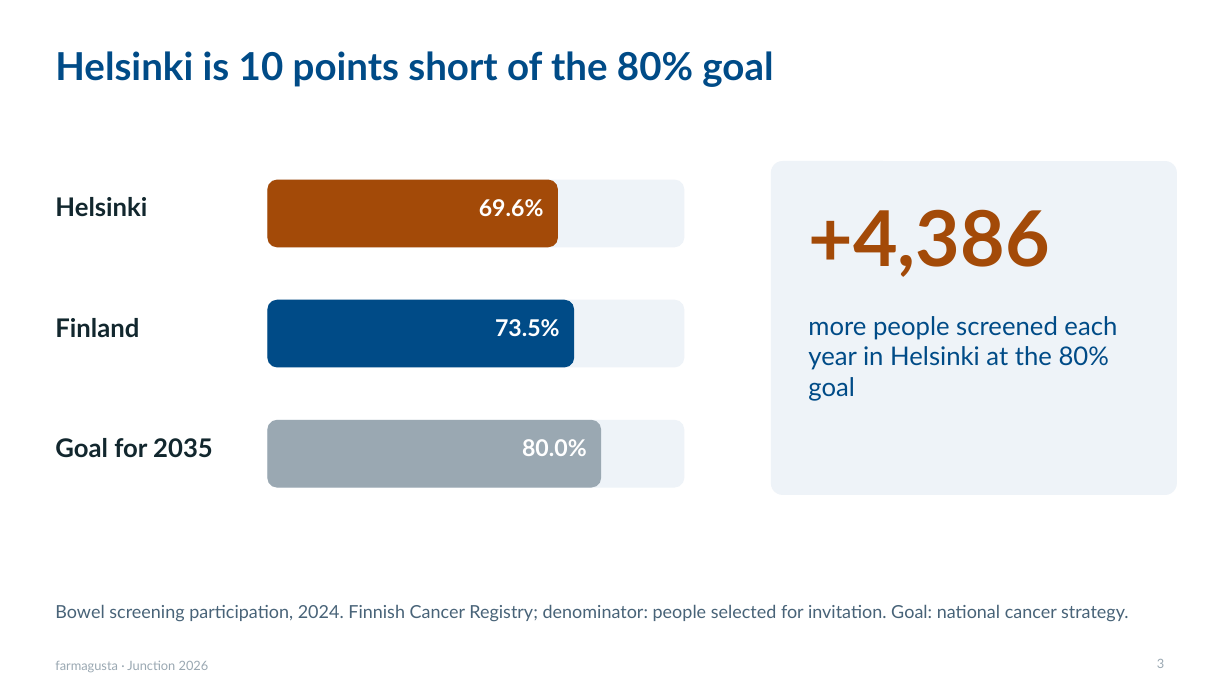
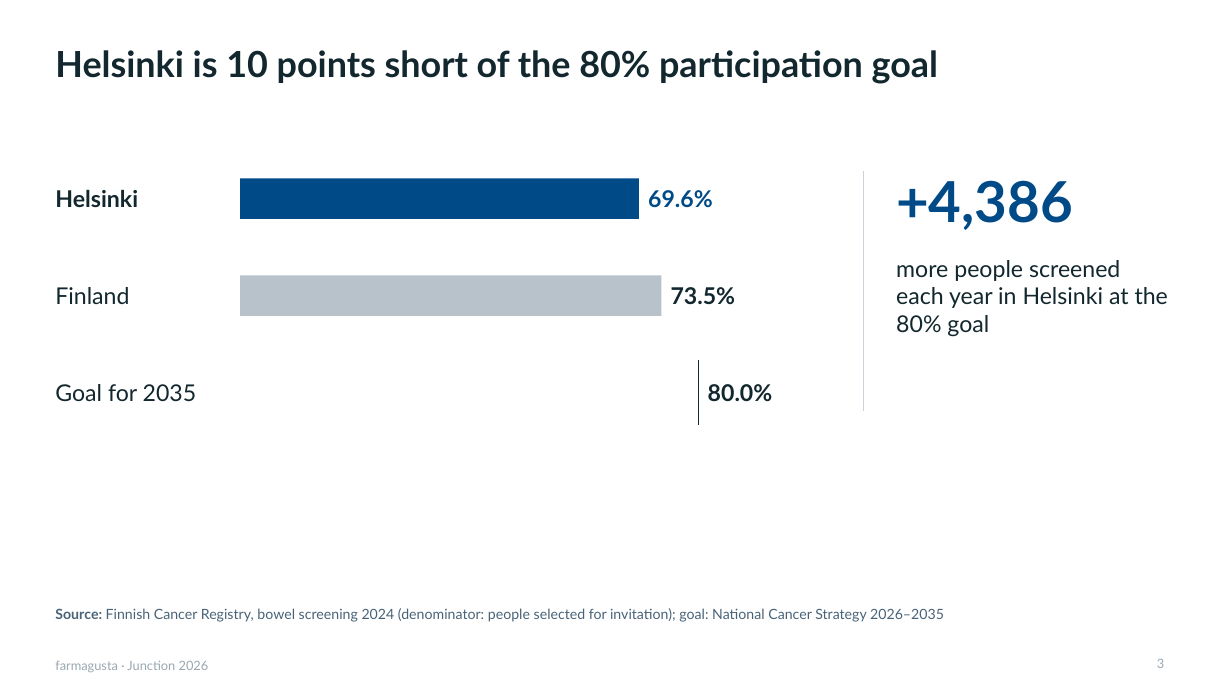
Before and after one commit to rromppanen/junction26, a slide deck: slide 3 of docs/pitch/farmagusta-screening-attendance.pptx. Drawn at 1232x693 pixels with LibreOffice and Linux fonts; fonts in the diff are those of the drawing. Boxes give left, top, right and bottom in pixels: in the first picture for what was removed or moved away, otherwise in the second. Text is boxed around its words. In the diff, an @@ line names an element or a change of style, - is before the commit and + after.

```diff
--- a/docs/pitch/farmagusta-screening-attendance.pptx
+++ b/docs/pitch/farmagusta-screening-attendance.pptx
@@ title at box(55, 50, 938, 84): text changed; size 30 to 28 pt; text colour #004B87 to #12272E @@
-Helsinki is 10 points short of the 80% goal
+Helsinki is 10 points short of the 80% participation goal
@@ text "Helsinki": place and size @@
-text "Helsinki" at box(55, 197, 147, 216)
+text "Helsinki" at box(55, 189, 138, 207)
@@ text "Helsinki" at box(55, 189, 138, 207): size 20 to 18 pt; vertical alignment top to middle @@
@@ rectangle added at box(240, 178, 640, 219), fill #004B87 @@
@@ text "69.6%": place and size @@
-text "69.6%" at box(479, 199, 544, 217)
+text "69.6%" at box(648, 190, 713, 208)
@@ text "69.6%" at box(648, 190, 713, 208): text colour #FFFFFF to #004B87; alignment right to left; vertical alignment top to middle @@
@@ rounded rectangle removed at box(772, 162, 1177, 494) @@
@@ line added from (864, 171) to (864, 411), #C9D2DA 0.75 pt @@
@@ text "+4,386": place and size @@
-text "+4,386" at box(808, 209, 1049, 277)
+text "+4,386" at box(896, 180, 1073, 230)
@@ text "+4,386" at box(896, 180, 1073, 230): size 60 to 44 pt, text colour #A34A08 to #004B87 @@
@@ rounded rectangle removed at box(268, 180, 684, 247) @@
@@ rounded rectangle removed at box(268, 180, 557, 247) @@
@@ text "Finland": place and size @@
-text "Finland" at box(55, 318, 139, 337)
+text "Finland" at box(55, 287, 129, 304)
@@ text "Finland" at box(55, 287, 129, 304): size 20 to 18 pt, bold off; vertical alignment top to middle @@
@@ text "73.5%": place and size @@
-text "73.5%" at box(495, 319, 560, 337)
+text "73.5%" at box(671, 287, 736, 304)
@@ text "73.5%" at box(671, 287, 736, 304): text colour #FFFFFF to #12272E; alignment right to left; vertical alignment top to middle @@
@@ text "more people screened each year ...": place and size @@
-text "more people screened each year ..." at box(808, 316, 1117, 401)
+text "more people screened each year ..." at box(896, 260, 1168, 337)
@@ text "more people screened each year ..." at box(896, 260, 1168, 337): size 20 to 18 pt, text colour #004B87 to #12272E @@
@@ rectangle added at box(240, 275, 662, 316), fill #B8C2CB @@
@@ rounded rectangle removed at box(268, 300, 684, 367) @@
@@ rounded rectangle removed at box(268, 300, 574, 367) @@
@@ text "Goal for 2035" at box(55, 384, 197, 401): size 20 to 18 pt, bold off; vertical alignment top to middle @@
@@ text "Goal for 2035": place and size @@
-text "Goal for 2035" at box(55, 438, 213, 458)
+text "Goal for 2035" at box(55, 384, 197, 401)
@@ line added from (699, 360) to (699, 425), #12272E 1.25 pt @@
@@ text "80.0%" at box(708, 384, 773, 402): text colour #FFFFFF to #12272E; alignment right to left; vertical alignment top to middle @@
@@ text "80.0%": place and size @@
-text "80.0%" at box(522, 439, 587, 456)
+text "80.0%" at box(708, 384, 773, 402)
@@ rounded rectangle removed at box(268, 421, 684, 487) @@
@@ rounded rectangle removed at box(268, 421, 601, 487) @@
@@ text at box(55, 608, 944, 622): text changed; size 14 to 11 pt @@
-Bowel screening participation, 2024. Finnish Cancer Registry; denominator: people selected for invitation. Goal: national cancer strategy.
+Source: Finnish Cancer Registry, bowel screening 2024 (denominator: people selected for invitation); goal: National Cancer Strategy 2026–2035
```
Also in this commit, not shown: 8 other slides changed.
